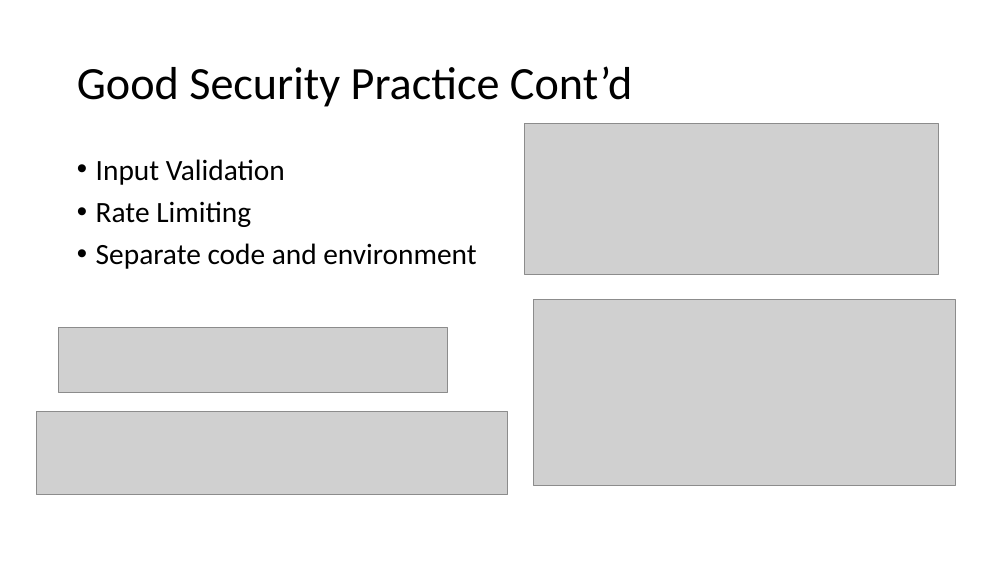
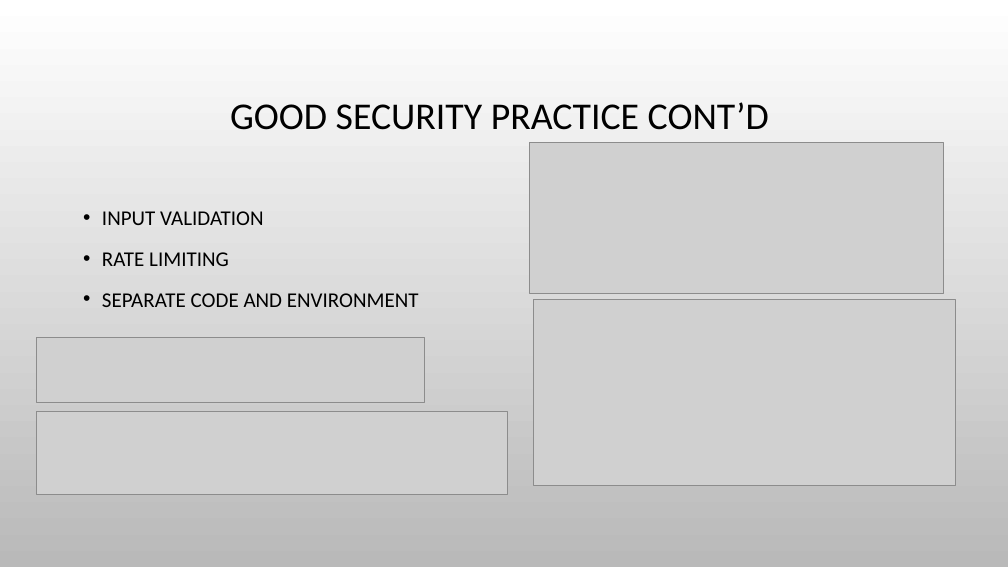
Before and after one commit to DFwJZ/weather_API, a slide deck: slide 10 of Brief_Walkthrough.pptx (slide 12 before the commit). Drawn at 1008x567 pixels with LibreOffice and Linux fonts; fonts in the diff are those of the drawing; grey boxes stand for pictures; background and template pictures are left out. Boxes give left, top, right and bottom in pixels: in the first picture for what was removed or moved away, otherwise in the second. Text is boxed around its words. In the diff, an @@ line names an element or a change of style, - is before the commit and + after.

```diff
--- a/Brief_Walkthrough.pptx
+++ b/Brief_Walkthrough.pptx
@@ background #FFFFFF to picture (left out) @@
@@ title at <box>230,102,769,130</box>: text changed; size 44 to 36 pt @@
-Good Security Practice Cont’d
+GOOD SECURITY PRACTICE CONT’D
@@ picture: place and size @@
-picture at <box>524,124,938,274</box>
+picture at <box>529,143,944,293</box>
@@ text at <box>102,211,419,307</box>: text changed; size 28 to 20 pt @@
-• Input Validation
-• Rate Limiting
-• Separate code and environment
+• INPUT VALIDATION
+• RATE LIMITING
+• SEPARATE CODE AND ENVIRONMENT
@@ picture: place and size @@
-picture at <box>59,327,448,392</box>
+picture at <box>36,337,425,402</box>
```
Also in this commit, not shown: 14 other slides changed, 1 slide added, 1 slide removed, 7 other files.
